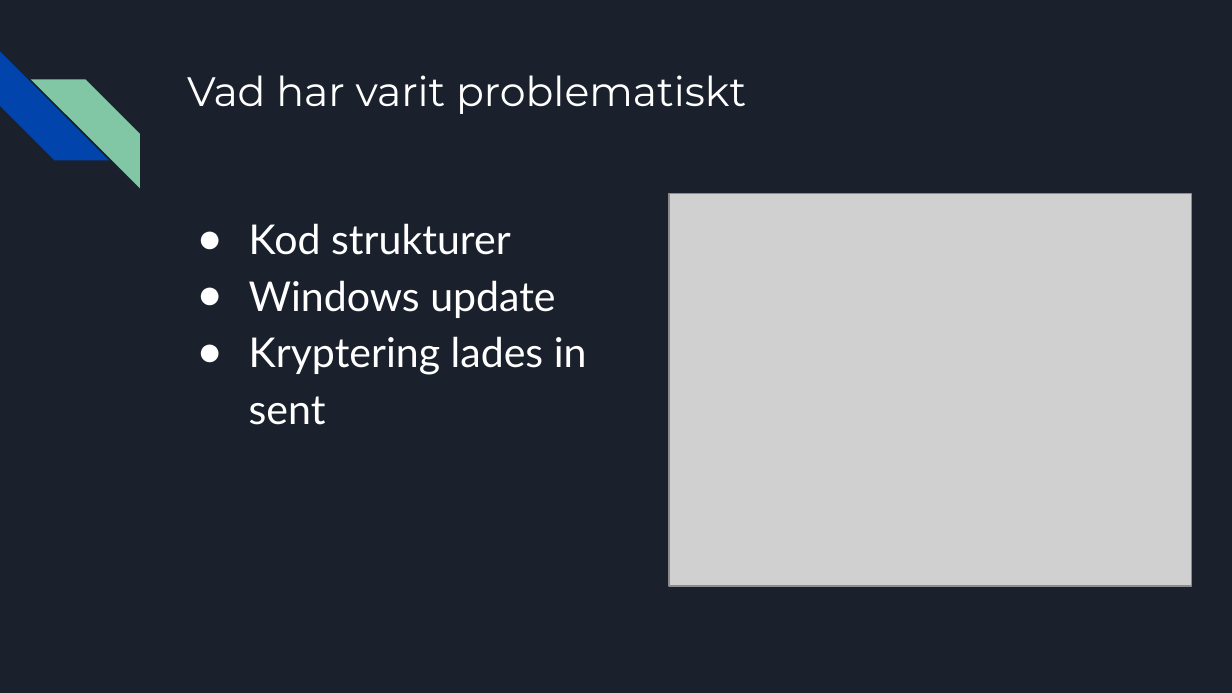
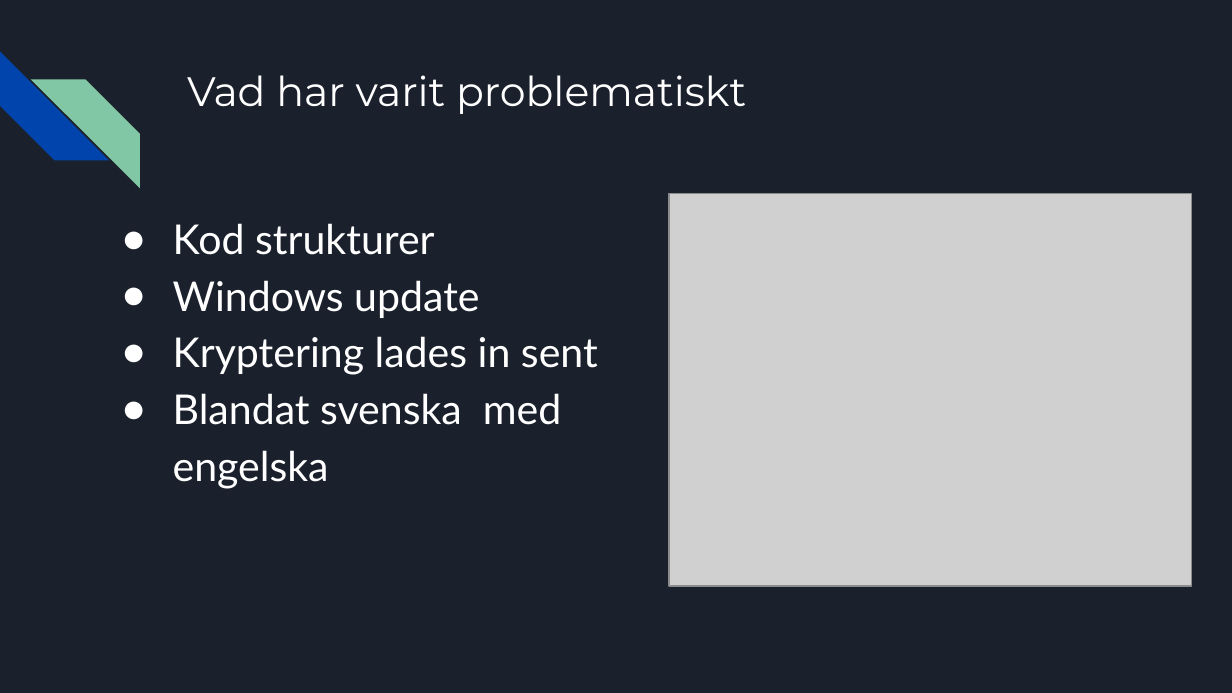
Before and after one commit to deskavaenkelt/CampusMolndal, a slide deck: slide 6 of Inlämningsuppgift 3 Datalogi - Grupp 2 (1).pptx. Drawn at 1232x693 pixels with LibreOffice and Linux fonts; fonts in the diff are those of the drawing; grey boxes stand for pictures. Boxes give left, top, right and bottom in pixels: in the first picture for what was removed or moved away, otherwise in the second. Text is boxed around its words. In the diff, an @@ line names an element or a change of style, - is before the commit and + after.

```diff
--- a/Inlämningsuppgift 3 Datalogi - Grupp 2 (1).pptx
+++ b/Inlämningsuppgift 3 Datalogi - Grupp 2 (1).pptx
@@ text "Kod strukturer": place and size @@
-text "Kod strukturer" at <box>249,223,587,425</box>
+text "Kod strukturer" at <box>173,223,598,489</box>
@@ text at <box>173,393,561,489</box>: paragraph added @@
+● Blandat svenska med engelska
```
Also in this commit, not shown: 2 other files.
